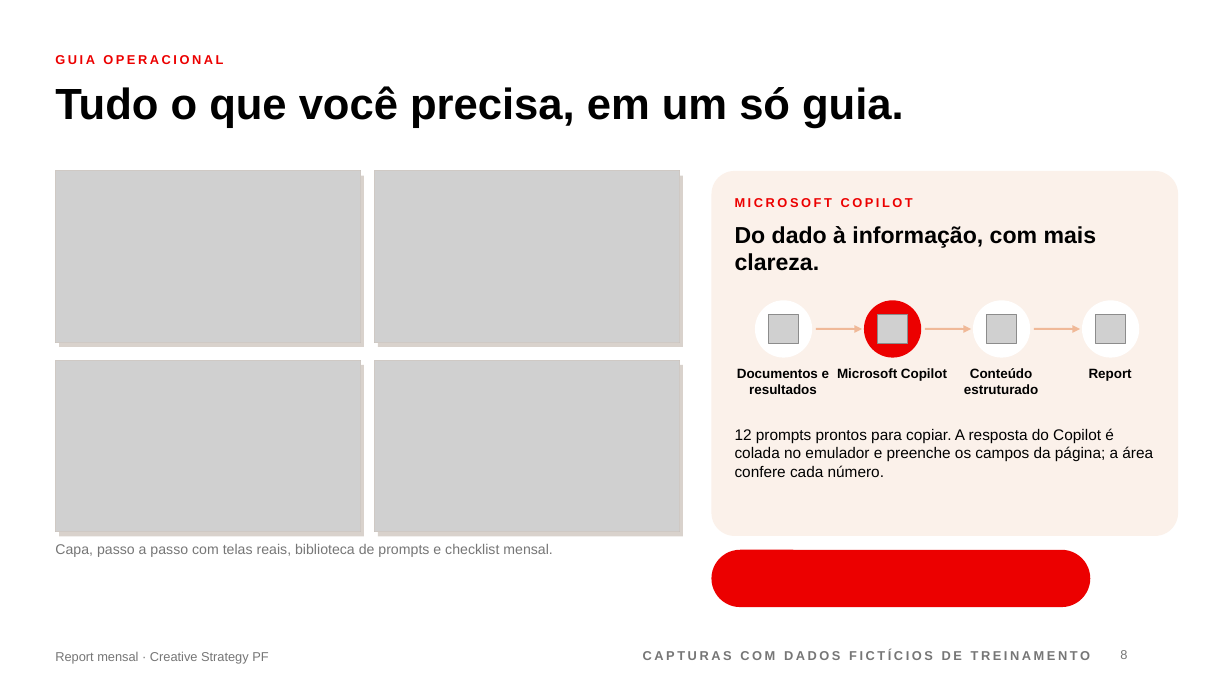
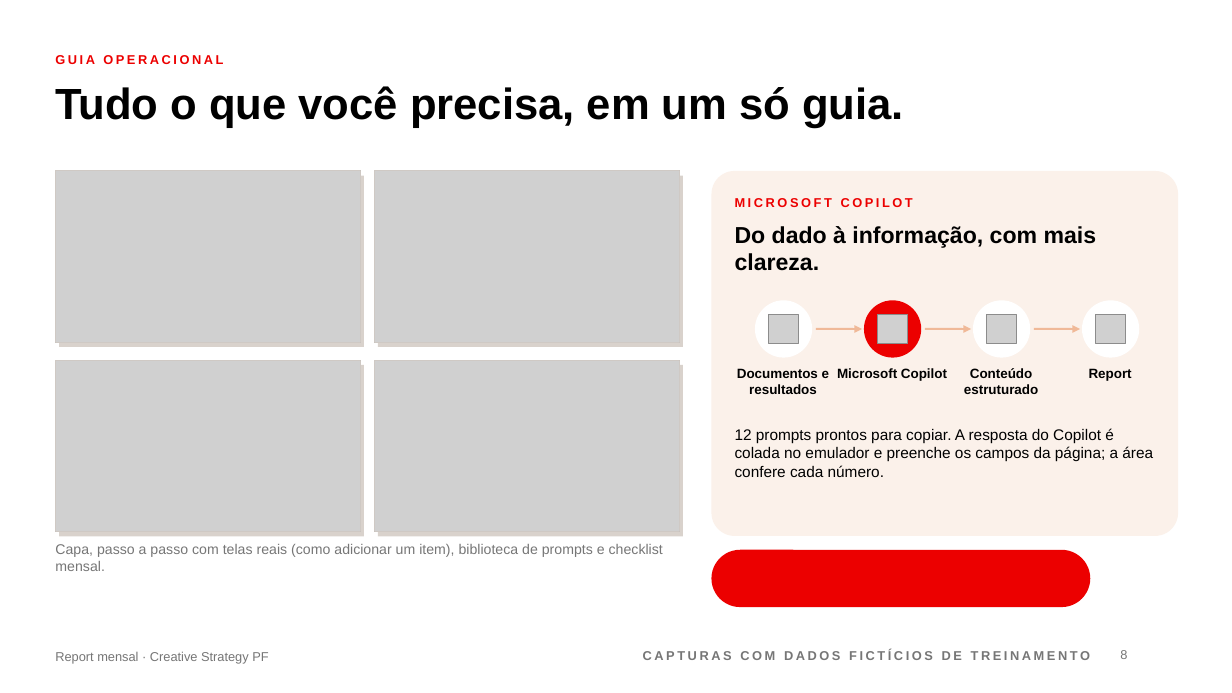
Before and after one commit to fabrizzioriccelli/report_mensal_st, a slide deck: slide 8 of kit/apresentacao-executiva.pptx. Drawn at 1232x693 pixels with LibreOffice and Linux fonts; fonts in the diff are those of the drawing; grey boxes stand for pictures; background and template pictures are left out. Boxes give left, top, right and bottom in pixels: in the first picture for what was removed or moved away, otherwise in the second. Text is boxed around its words. In the diff, an @@ line names an element or a change of style, - is before the commit and + after.

```diff
--- a/kit/apresentacao-executiva.pptx
+++ b/kit/apresentacao-executiva.pptx
@@ text at <box>55,544,663,571</box>: text changed @@
-Capa, passo a passo com telas reais, biblioteca de prompts e checklist mensal.
+Capa, passo a passo com telas reais (como adicionar um item), biblioteca de prompts e checklist mensal.
```
Also in this commit, not shown: 2 other slides changed, 4 other files.
